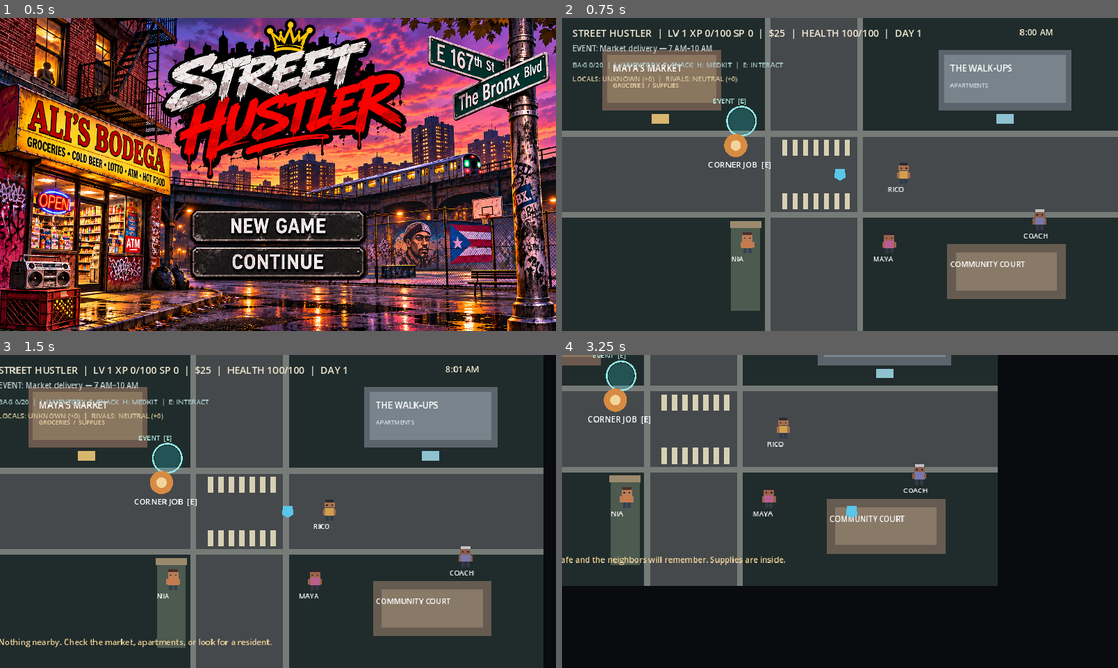
Above: before the commit, frames 1-4 (two rows, left to right).
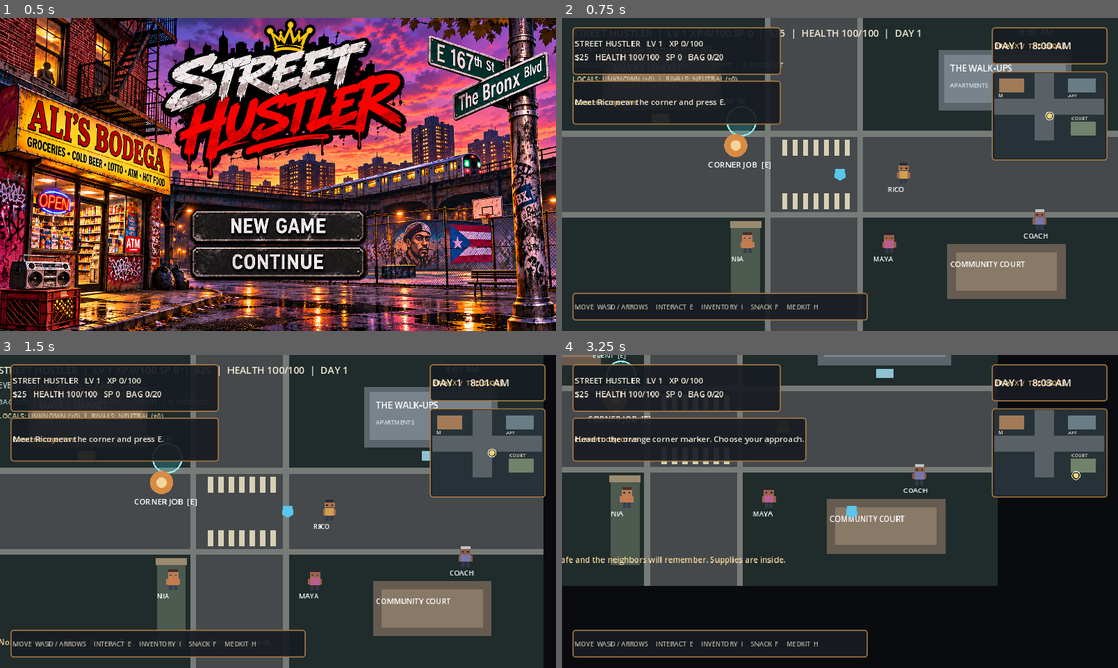
Above: after the commit, the same moments.

Repository: mtecfix/Street-life
Game: Godot game, scene res://scenes/boot/Main.tscn
Same seed, same stepped clock (60 frames per second), same inputs: the game is played once before the commit and once after it.
Inputs (mouse positions are in pixels of both pictures, inside the frame that each line leads up to):
- Up to frame 1 (0.5 s): no input
- Up to frame 2 (0.75 s): click (828, 227) at 0.5 s
- Up to frame 3 (1.5 s): tap E (interact) at 1.25 s; hold D (move_right) from 1.28 s (still down); hold E (interact) from 1.28 s (still down)
- Up to frame 4 (3.25 s): tap Space at 1.52, 2.27 s; release D (move_right) at 2.03 s; release E (interact) at 2.03 s; hold S (move_down) 2.03-2.78 s; tap E (interact) at 2.1 s; hold D (move_right) from 2.78 s (still down); hold E (interact) from 2.78 s (still down); tap Q at 2.85 s

Frame 1 is identical in both runs. In frame 2, 14% of the frame differs, in the area x 1-99%, y 2-97%; in frame 3, 15%; in frame 4, 18%.

Commit message:
feat: add additive Bronx gameplay HUD foundation (#12)
Adds a read-only gameplay HUD layered on top of the neighborhood. It
observes existing autoloads and owns no gameplay state, so mission,
inventory, save and combat logic stay the source of truth.

scenes/ui/GameHUD.tscn (new)
- CanvasLayer root bound to scripts/ui/game_hud.gd.

scripts/ui/game_hud.gd (new)
- Status panel: level, XP to next level, cash, health, skill points
  and bag usage, read from GameState.
- Objective panel: hint text derived from mission flags. It never sets
  mission_active; Rico's existing E interaction still starts the job.
- District panel: "BRONX / THE BLOCK" with day and WorldClock time.
- Schematic block map: Maya's Market, the walk-ups and the court drawn
  from neighborhood.gd's 960x540 layout, plus a live player marker.
- Controls reminder strip; input bindings are unchanged.
- Refreshes on EventBus signals (progression, reputation, inventory,
  time, side hustles, world events), with a per-frame refresh as a
  fallback for clock and player movement.
- Panels use MOUSE_FILTER_IGNORE so they never intercept world input.

scripts/world/neighborhood.gd
- Preloads GameHUD.tscn and instantiates it in _ready() after the
  legacy HUD, which stays in place for dialogue and compatibility.

tests/test_game_hud.gd (new)
- Instantiates the HUD headless and asserts it is a CanvasLayer with
  all five panels, shows the fresh-game "Meet Rico" objective, and
  shows the day/clock.

Branch was updated with main (#11, #13) before merge. Verified headless
on Godot 4.3: 9/9 test scripts pass, import log clean.

Diff:
--- /dev/null
+++ b/game/scenes/ui/GameHUD.tscn
@@ -0,0 +1,6 @@
+[gd_scene load_steps=2 format=3]
+
+[ext_resource type="Script" path="res://scripts/ui/game_hud.gd" id="1"]
+
+[node name="GameHUD" type="CanvasLayer"]
+script = ExtResource("1")
--- /dev/null
+++ b/game/scripts/ui/game_hud.gd
@@ -0,0 +1,176 @@
+extends CanvasLayer
+
+# STREET HUSTLER — PRESENTATION LAYER
+# -----------------------------------------------------------------------------
+# This HUD deliberately does not own gameplay state. It is a read-only view of
+# the existing autoloads (GameState, WorldClock, HustleManager and EventManager).
+# Keeping presentation separate means the underlying progression, mission,
+# inventory, save and combat systems remain the source of truth.
+#
+# VISION:
+# - Give the player a clear first-minute read of health, cash, level and time.
+# - Keep the current objective visible without auto-starting a mission.
+# - Show a compact schematic map of the existing neighborhood landmarks.
+# - Preserve the existing interaction/dialogue flow in neighborhood.gd.
+# - Use a restrained dark/bronze palette that complements the title artwork.
+#
+# This is intentionally a foundation HUD. It uses the existing prototype world
+# coordinates and can be reskinned as the Bronx environment art is integrated.
+
+const PANEL_COLOR := Color("#171c22", 0.92)
+const PANEL_EDGE := Color("#a77a45", 0.95)
+const TEXT_MAIN := Color("#f4ead7")
+const TEXT_MUTED := Color("#b7b0a2")
+const ACCENT := Color("#e0ae62")
+
+var _stats_label: Label
+var _objective_label: Label
+var _location_label: Label
+var _clock_label: Label
+var _map: Control
+var _last_snapshot := ""
+
+func _ready() -> void:
+    _build_interface()
+    _refresh()
+    # Event-driven refreshes make state changes appear immediately. A light
+    # process refresh remains as a safety net for time and movement updates.
+    EventBus.progression_changed.connect(_refresh)
+    EventBus.reputation_changed.connect(_on_reputation_changed)
+    EventBus.inventory_changed.connect(_on_inventory_changed)
+    EventBus.world_time_advanced.connect(_on_time_advanced)
+    EventBus.side_hustle_started.connect(_on_world_state_changed)
+    EventBus.side_hustle_completed.connect(_on_hustle_completed)
+    EventBus.world_event_completed.connect(_on_event_completed)
+
+func _process(_delta: float) -> void:
+    _refresh()
+
+func _build_interface() -> void:
+    # Top-left player status panel: mirrors existing GameState values only.
+    var status_panel := _panel(Vector2(18, 16), Vector2(360, 82))
+    _stats_label = _label(status_panel, Vector2(14, 10), Vector2(332, 60), 14)
+    _stats_label.autowrap_mode = TextServer.AUTOWRAP_WORD_SMART
+
+    # Objective panel: at game start this asks the player to meet Rico. It does
+    # not set mission_active; only the existing E interaction with Rico does.
+    var objective_panel := _panel(Vector2(18, 108), Vector2(360, 76))
+    _label(objective_panel, Vector2(12, 7), Vector2(330, 20), 11, ACCENT).text = "CURRENT OBJECTIVE"
+    _objective_label = _label(objective_panel, Vector2(12, 29), Vector2(330, 40), 14)
+
+    # Time and district marker at the upper-right.
+    var district_panel := _panel(Vector2(742, 16), Vector2(200, 64))
+    _location_label = _label(district_panel, Vector2(10, 7), Vector2(180, 20), 12, ACCENT)
+    _location_label.text = "BRONX  /  THE BLOCK"
+    _clock_label = _label(district_panel, Vector2(10, 29), Vector2(180, 25), 18)
+
+    # Schematic minimap uses existing world landmarks from neighborhood.gd.
+    # It is intentionally labeled as a schematic, not a GPS-accurate map.
+    var map_panel := _panel(Vector2(742, 92), Vector2(200, 154))
+    _label(map_panel, Vector2(10, 5), Vector2(180, 18), 10, ACCENT).text = "BLOCK MAP"
+    _map = Control.new()
+    _map.position = Vector2(10, 27)
+    _map.size = Vector2(180, 116)
+    _map.draw.connect(_draw_minimap)
+    map_panel.add_child(_map)
+
+    # A small control reminder is separate from gameplay logic. Existing input
+    # bindings remain unchanged.
+    var controls := _panel(Vector2(18, 474), Vector2(510, 48))
+    var control_label := _label(controls, Vector2(12, 7), Vector2(486, 34), 11, TEXT_MUTED)
+    control_label.text = "MOVE  WASD / ARROWS     INTERACT  E     INVENTORY  I     SNACK  F     MEDKIT  H"
+
+func _panel(at: Vector2, dimensions: Vector2) -> PanelContainer:
+    var panel := PanelContainer.new()
+    panel.position = at
+    panel.size = dimensions
+    panel.mouse_filter = Control.MOUSE_FILTER_IGNORE
+    var style := StyleBoxFlat.new()
+    style.bg_color = PANEL_COLOR
+    style.border_color = PANEL_EDGE
+    style.set_border_width_all(2)
+    style.set_corner_radius_all(5)
+    style.content_margin_left = 4
+    style.content_margin_right = 4
+    style.content_margin_top = 3
+    style.content_margin_bottom = 3
+    panel.add_theme_stylebox_override("panel", style)
+    add_child(panel)
+    return panel
+
+func _label(parent: Control, at: Vector2, dimensions: Vector2, font_size: int, color: Color = TEXT_MAIN) -> Label:
+    var label := Label.new()
+    label.position = at
+    label.size = dimensions
+    label.add_theme_font_size_override("font_size", font_size)
+    label.add_theme_color_override("font_color", color)
+    label.mouse_filter = Control.MOUSE_FILTER_IGNORE
+    parent.add_child(label)
+    return label
+
+func _refresh() -> void:
+    if not is_instance_valid(_stats_label):
+        return
+    _stats_label.text = "STREET HUSTLER   LV %d   XP %d/%d\n$%d   HEALTH %d/100   SP %d   BAG %d/%d" % [
+        GameState.player_level,
+        GameState.player_xp,
+        GameState.xp_required_for_next_level(),
+        GameState.player_cash,
+        GameState.player_health,
+        GameState.skill_points,
+        GameState.get_inventory_count(),
+        GameState.INVENTORY_CAPACITY
+    ]
+    _clock_label.text = "DAY %d   %s" % [GameState.current_day, WorldClock.get_time_string()]
+    _objective_label.text = _get_objective_text()
+    if is_instance_valid(_map):
+        _map.queue_redraw()
+
+func _get_objective_text() -> String:
+    # The opening objective is a presentation hint only. Rico's existing
+    # interaction code remains responsible for activating the actual mission.
+    if not GameState.mission_active and not GameState.mission_completed:
+        return "Meet Rico near the corner and press E."
+    if GameState.mission_active:
+        if GameState.mission_choice.is_empty():
+            return "Head to the orange corner marker. Choose your approach."
+        return "Resolve the corner encounter."
+    if GameState.mission_completed and not bool(GameState.world_flags.get("alley_encounter_completed", false)):
+        return "Talk to Dre after 2 PM about the alley."
+    return "The block is secured. Explore and help the neighborhood."
+
+func _draw_minimap() -> void:
+    var bounds := Rect2(Vector2.ZERO, _map.size)
+    _map.draw_rect(bounds, Color("#273238"))
+    # Existing Neighborhood.gd landmarks mapped from its 960x540 prototype.
+    _map.draw_rect(Rect2(0, 44, 190, 28), Color("#596066"))
+    _map.draw_rect(Rect2(70, 0, 34, 116), Color("#596066"))
+    _map.draw_rect(Rect2(9, 9, 43, 25), Color("#a27a57")) # Maya's Market
+    _map.draw_rect(Rect2(128, 9, 48, 25), Color("#697d86")) # Walk-Ups
+    _map.draw_rect(Rect2(133, 84, 43, 24), Color("#71836b")) # Community Court
+    _map.draw_string(ThemeDB.fallback_font, Vector2(7, 42), "M", HORIZONTAL_ALIGNMENT_LEFT, -1, 9, TEXT_MAIN)
+    _map.draw_string(ThemeDB.fallback_font, Vector2(128, 42), "APT", HORIZONTAL_ALIGNMENT_LEFT, -1, 8, TEXT_MAIN)
+    _map.draw_string(ThemeDB.fallback_font, Vector2(134, 81), "COURT", HORIZONTAL_ALIGNMENT_LEFT, -1, 8, TEXT_MAIN)
+    var player := get_tree().current_scene.get_node_or_null("Player") if get_tree().current_scene else null
+    if player:
+        var p := Vector2(player.global_position.x / 960.0 * _map.size.x, player.global_position.y / 540.0 * _map.size.y)
+        _map.draw_circle(p, 4.5, Color("#f4d06f"))
+        _map.draw_arc(p, 7.0, 0.0, TAU, 20, Color("#fff0b5"), 1.2)
+
+func _on_reputation_changed(_faction_id: String, _new_value: int) -> void:
+    _refresh()
+
+func _on_inventory_changed(_item_id: String, _new_count: int) -> void:
+    _refresh()
+
+func _on_time_advanced(_day: int, _hour: int, _minute: int) -> void:
+    _refresh()
+
+func _on_world_state_changed(_hustle_id: String, _day: int) -> void:
+    _refresh()
+
+func _on_hustle_completed(_hustle_id: String, _day: int, _cash: int, _xp: int) -> void:
+    _refresh()
+
+func _on_event_completed(_event_id: String, _day: int) -> void:
+    _refresh()
--- a/game/scripts/world/neighborhood.gd
+++ b/game/scripts/world/neighborhood.gd
@@ -5,6 +5,9 @@
 const APARTMENT_DOOR := Vector2(765, 174)
 const JOB_SITE := Vector2(300, 220)
 const RESIDENT_SHEET := preload("res://assets/sprites/residents.svg")
+# Additive CanvasLayer: observes existing systems without replacing the
+# neighborhood's established interactions, mission flow, or save behavior.
+const GAMEPLAY_HUD := preload("res://scenes/ui/GameHUD.tscn")
 
 var status_label: Label
 var hint_label: Label
@@ -25,6 +28,10 @@
     if player:
         player.global_position = GameState.previous_world_position
     _build_hud()
+    # Mount the new presentation layer after the legacy HUD is initialized.
+    # Existing labels remain available for dialogue and compatibility; this
+    # layer adds persistent player status, objective, district clock and map.
+    add_child(GAMEPLAY_HUD.instantiate())
     _sync_npc_schedules()
     _refresh_hud()
     if GameState.player_health <= 0:
--- /dev/null
+++ b/game/tests/test_game_hud.gd
@@ -0,0 +1,50 @@
+extends SceneTree
+
+# Headless regression test for the additive gameplay HUD.
+# The HUD must instantiate independently and display real autoload state.
+# This test intentionally does not require the whole neighborhood to be
+# rewritten or mock the gameplay managers.
+
+var _failures: Array[String] = []
+
+func _initialize() -> void:
+    call_deferred("_run")
+
+func _run() -> void:
+    var packed: PackedScene = load("res://scenes/ui/GameHUD.tscn")
+    _check(packed != null, "GameHUD.tscn should load.")
+    if packed == null:
+        quit(1)
+        return
+
+    var hud := packed.instantiate()
+    root.add_child(hud)
+    await process_frame
+    await process_frame
+
+    _check(hud is CanvasLayer, "Gameplay HUD should be a CanvasLayer.")
+    _check(hud.get_child_count() >= 5, "HUD should build status, objective, district, map and controls panels.")
+
+    var labels := hud.find_children("*", "Label", true, false)
+    var has_objective := false
+    var has_clock := false
+    for label in labels:
+        if label.text.contains("Meet Rico"):
+            has_objective = true
+        if label.text.contains("DAY"):
+            has_clock = true
+    _check(has_objective, "Fresh-game objective should direct the player to meet Rico without activating the mission.")
+    _check(has_clock, "HUD should display the existing world day and clock.")
+
+    hud.queue_free()
+    if _failures.is_empty():
+        print("PASS: additive gameplay HUD loads and reflects initial game state.")
+        quit(0)
+    else:
+        for failure in _failures:
+            push_error(failure)
+        quit(1)
+
+func _check(condition: bool, message: String) -> void:
+    if not condition:
+        _failures.append(message)
